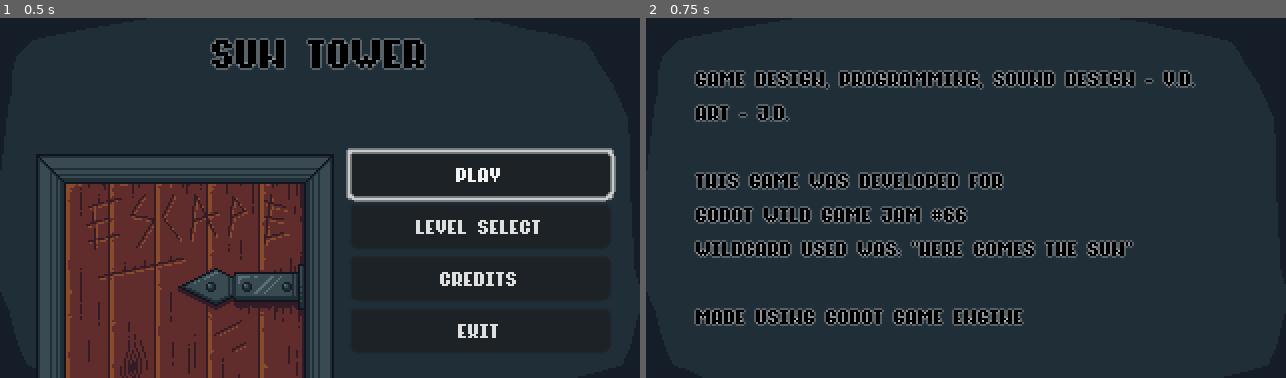
Above: before the commit, frames 1-2 (left to right).
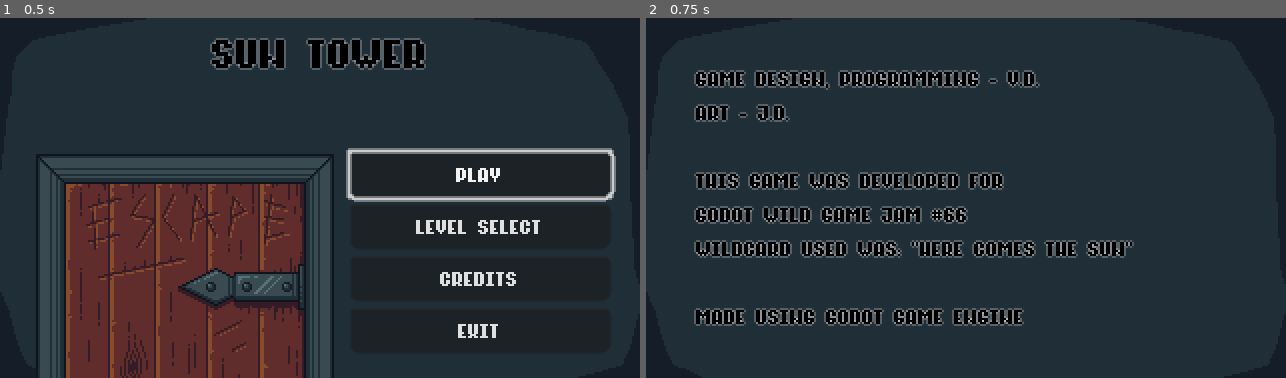
Above: after the commit, the same moments.

Repository: veren-damyanov/suntower
Game: Godot game, scene res://scenes/main_menu.tscn
Same seed, same stepped clock (60 frames per second), same inputs: the game is played once before the commit and once after it.
Inputs:
- Up to frame 1 (0.5 s): no input
- Up to frame 2 (0.75 s): click "Credits" at 0.5 s

Frame 1 is identical in both runs. In frame 2, 1.1% of the frame differs, in the area x 51-86%, y 14-20%.

Commit message:
Adjustment to credits

Diff:
--- a/scenes/credits.tscn
+++ b/scenes/credits.tscn
@@ -23,7 +23,7 @@
 
 [node name="Label" type="Label" parent="MarginContainer"]
 layout_mode = 2
-text = "game design, programming, sound design - V.D.
+text = "game design, programming - V.D.
 Art - J.D.
 
 this game was developed for
